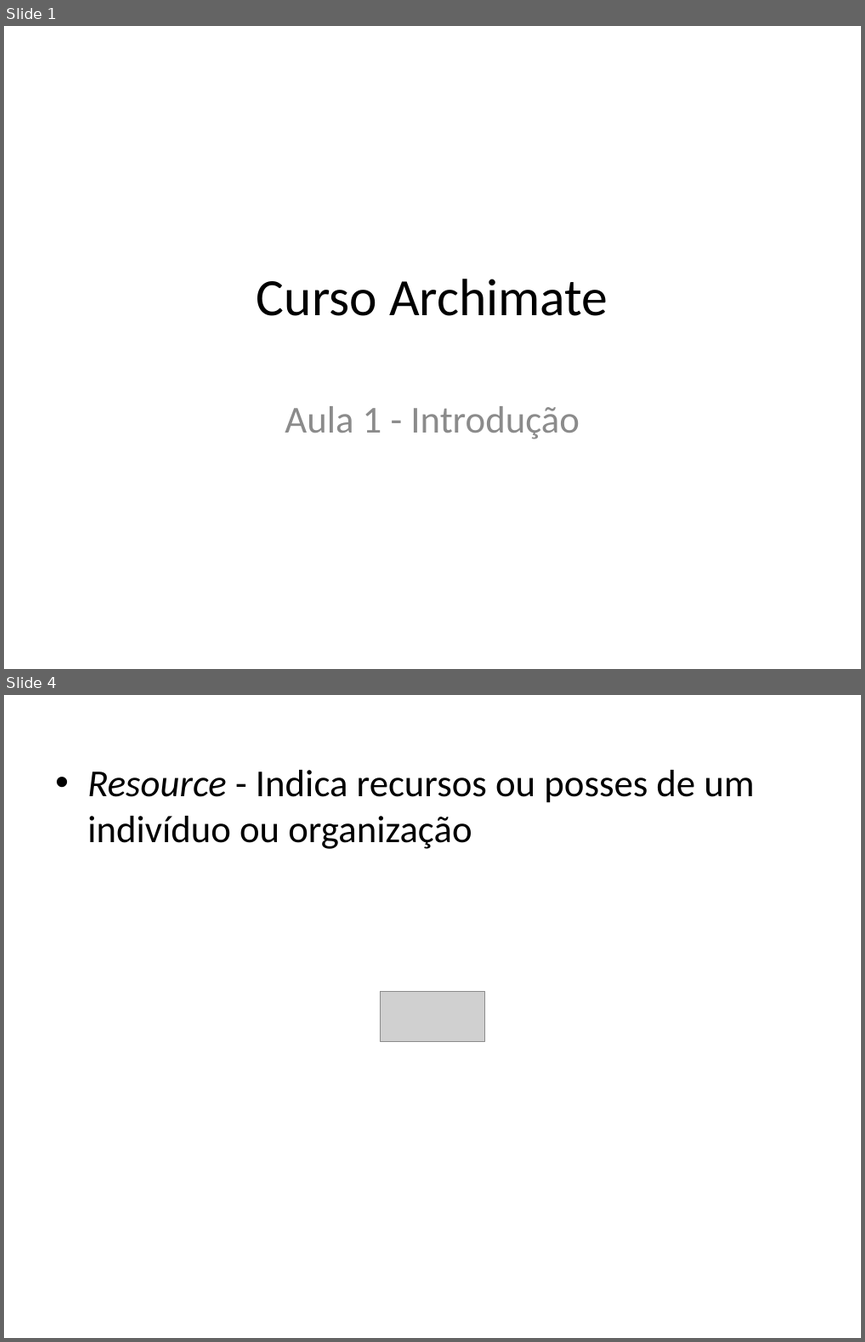
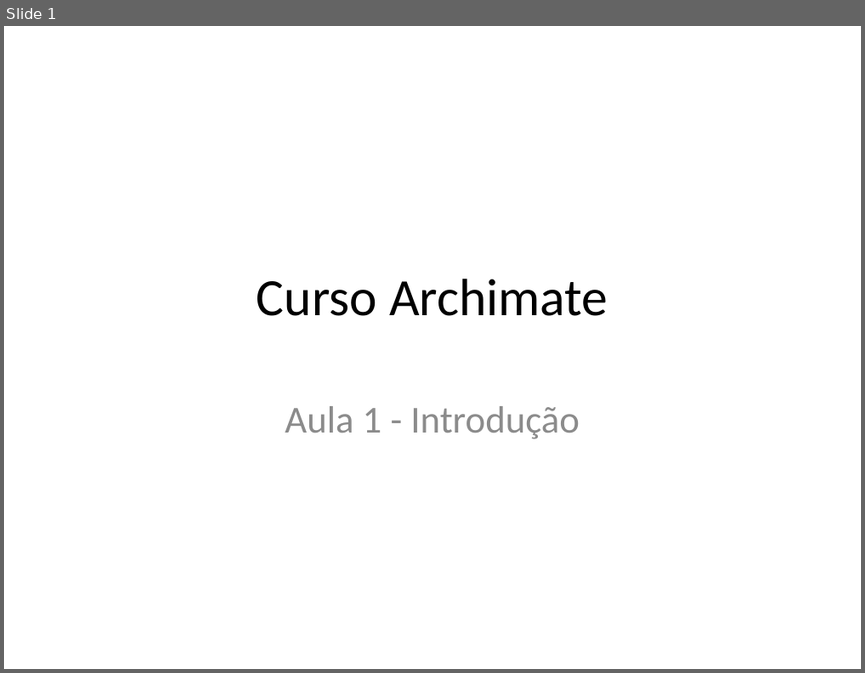
Before and after one commit to Vanzz/Educacao, a slide deck: Archimate/Archimate Curso/Curso Archimate - Aula 1.pptx. Shown one above the other, each under a label of ours: slides 1 and 4 before the commit, slide 1 after it; the slides between them are not shown. The pictures are 865x1342 and 865x673 pixels, drawn with LibreOffice and Linux fonts; fonts in the diff are those of the drawing; grey boxes stand for pictures. Boxes give left, top, right and bottom in pixels: in the first picture for what was removed or moved away, otherwise in the second. Text is boxed around its words. In the diff, an @@ line names an element or a change of style, - is before the commit and + after.

```diff
--- a/Archimate/Archimate Curso/Curso Archimate - Aula 1.pptx
+++ b/Archimate/Archimate Curso/Curso Archimate - Aula 1.pptx
@@ slide 4 removed at box(4, 695, 861, 1338), background #FFFFFF @@
@@ text removed at box(87, 770, 754, 849) @@
-• Resource - Indica recursos ou posses de um indivíduo ou organização
@@ picture removed at box(381, 992, 484, 1041) @@
```
Also in this commit, not shown: 1 slide changed, 10 slides added, 55 other slides removed, 14 other files.
